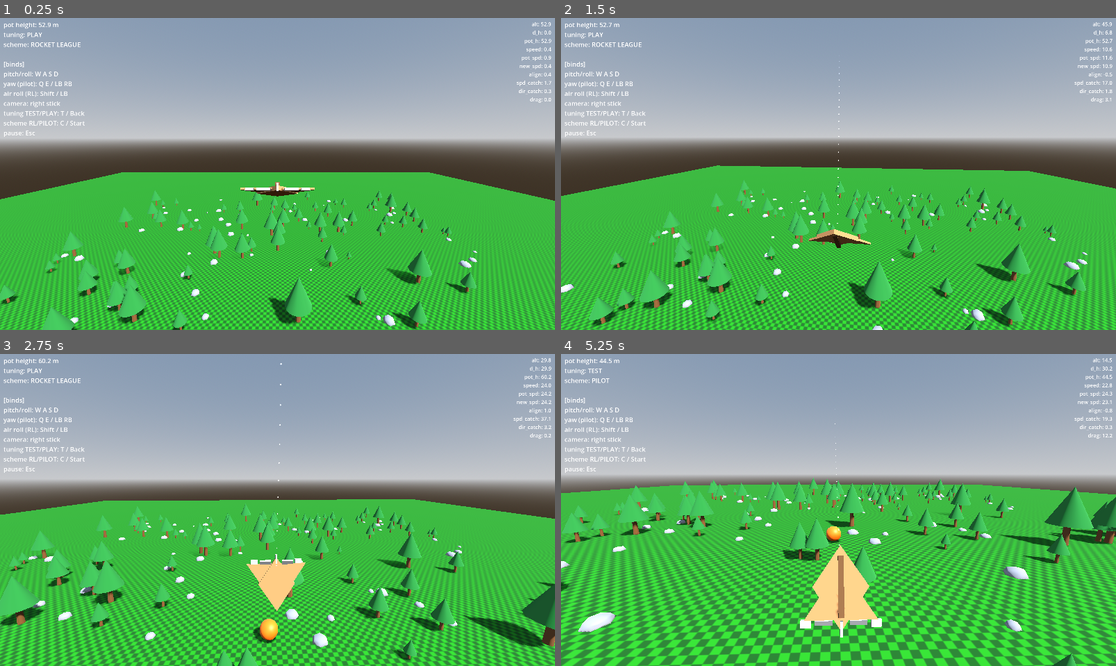
Above: before the commit, frames 1-4 (two rows, left to right).
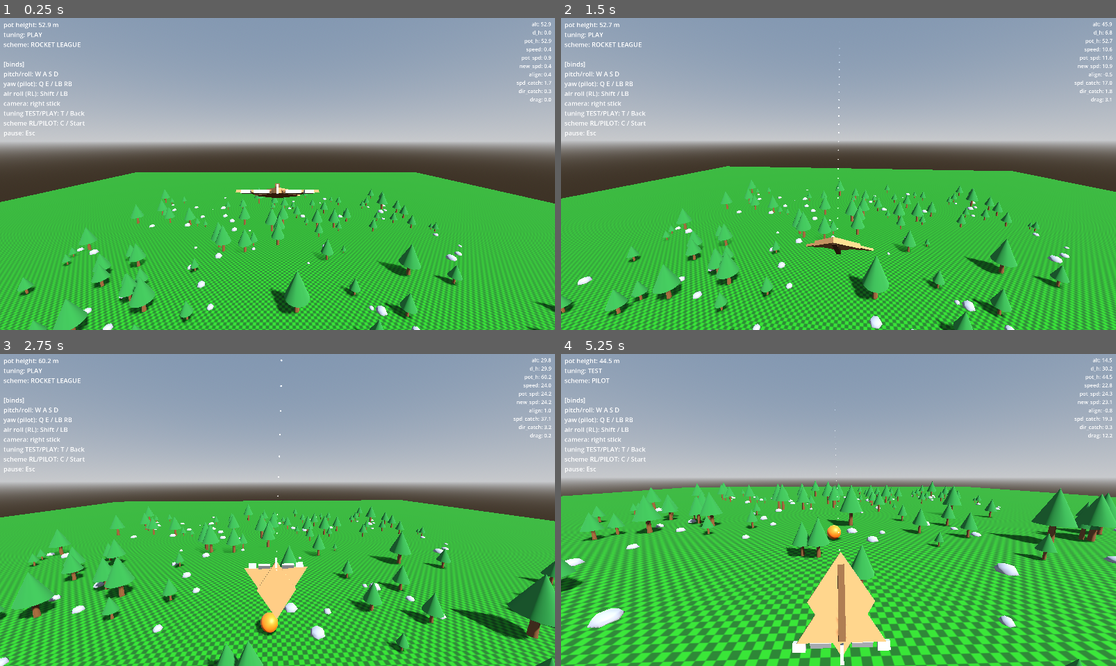
Above: after the commit, the same moments.

Repository: westonkelliher/glider
Game: Godot game, scene res://scenes/main.tscn
Two runs of this game, one before a commit and one after it. Both use one fixed random seed, a clock stepped at 60 frames per second and the inputs below.
Inputs (mouse positions are in pixels of both pictures, inside the frame that each line leads up to):
- Up to frame 1 (0.25 s): no input
- Up to frame 2 (1.5 s): tap Enter at 0.5 s; move the mouse to (866, 174) at 0.52 s; press the mouse at (866, 174) at 0.53 s; hold W (move_forward) from 0.53 s (still down); move the mouse to (810, 174) at 1.27 s; release the mouse at (810, 174) at 1.28 s; tap Shift (air_roll) at 1.35 s
- Up to frame 3 (2.75 s): keep holding W (move_forward); move the mouse to (288, 503) at 2.02 s; hold Right mouse button (boost) from 2.03 s (still down)
- Up to frame 4 (5.25 s): keep holding W (move_forward); move the mouse to (832, 516) at 2.77 s; release Right mouse button (boost) at 2.78 s; tap Space (launch) at 2.85 s; move the mouse to (877, 513) at 3.52 s; hold C (toggle_scheme) 3.53-4.28 s; move the mouse to (794, 506) at 4.27 s; tap T (toggle_tuning) at 4.35 s; move the mouse to (844, 510) at 5.02 s; press the mouse at (844, 510) at 5.03 s

The runs differ from the first frame. In frame 1, 22% of the frame differs, in the area x 0-100%, y 38-100%; in frame 2, 24%; in frame 3, 26%; in frame 4, 36%, in the area x 0-100%, y 17-100%.

Commit message:
Camera: pull in closer and widen FOV to 80
Co-Authored-By: Claude Sonnet 4.6 <noreply@anthropic.com>

Diff:
--- a/scenes/camera_rig.tscn
+++ b/scenes/camera_rig.tscn
@@ -6,4 +6,5 @@
 script = ExtResource("1_txy7i")
 
 [node name="Camera3D" type="Camera3D" parent="." unique_id=1353424161]
-transform = Transform3D(1, 0, 0, 0, 0.9848077, 0.17364818, 0, -0.17364818, 0.9848077, 0, 2, 7)
+transform = Transform3D(1, 0, 0, 0, 0.9848077, 0.17364818, 0, -0.17364818, 0.9848077, 0, 1.8, 5.8)
+fov = 80.0
